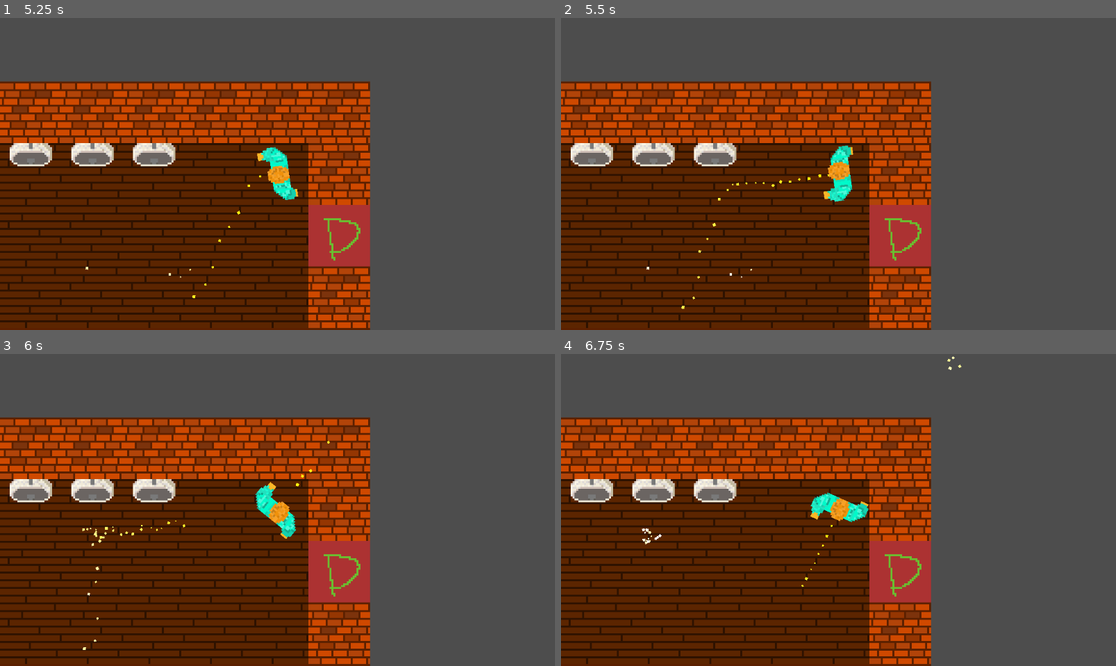
Above: before the commit, frames 1-4 (two rows, left to right).
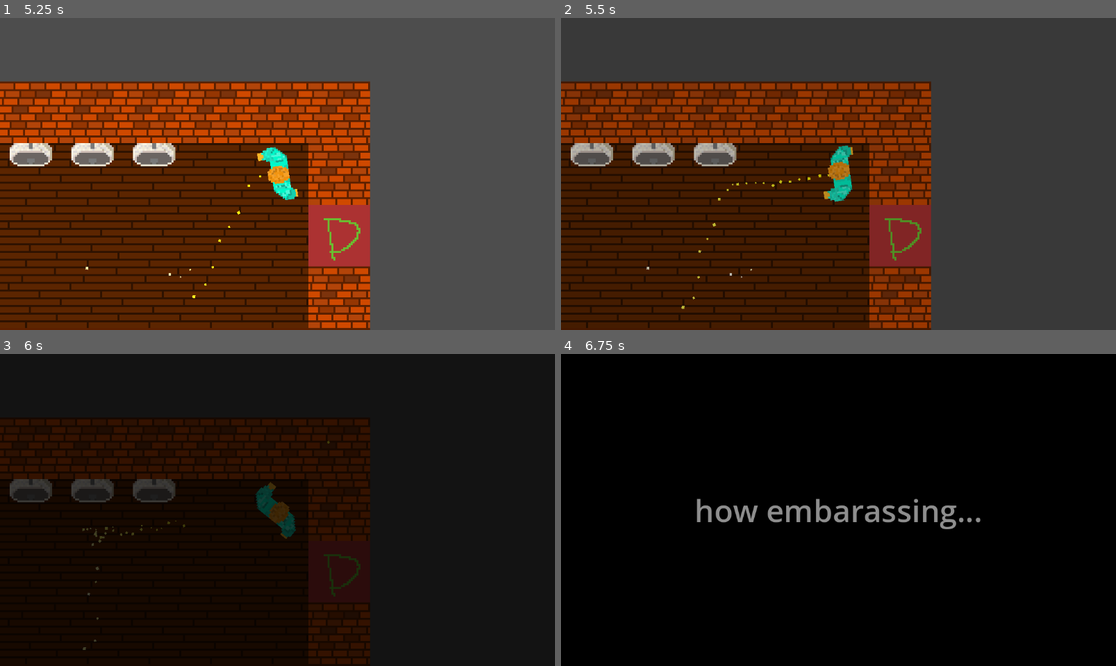
Above: after the commit, the same moments.

Repository: Jibby-Games/PizzaJam11
Game: Godot game, scene res://menu/intro.tscn
Same seed, same stepped clock (60 frames per second), same inputs: the game is played once before the commit and once after it. The engine's default icon, where the game draws it, is replaced by a stand-in: a white triangle on a blue panel in a dark square.
Inputs (mouse positions are in pixels of both pictures, inside the frame that each line leads up to):
- Up to frame 1 (5.25 s): move the mouse to (249, 236) at 0.52 s; press the mouse at (249, 236) at 0.53 s; hold W (up) 0.53-2.03 s; move the mouse to (444, 220) at 1.27 s; release the mouse at (444, 220) at 1.28 s; click (444, 220) at 1.35 s; move the mouse to (111, 127) at 2.02 s; press the mouse at (111, 127) at 2.03 s; hold A (left) 2.03-3.53 s; move the mouse to (305, 174) at 2.77 s; release the mouse at (305, 174) at 2.78 s; click (305, 174) at 2.85 s; move the mouse to (194, 96) at 3.52 s; press the mouse at (194, 96) at 3.53 s; hold S (down) 3.53-4.28 s; move the mouse to (399, 158) at 4.27 s; release the mouse at (399, 158) at 4.28 s; hold D (right) 4.28-5.03 s; click (399, 158) at 4.35 s; move the mouse to (166, 189) at 5.02 s; press the mouse at (166, 189) at 5.03 s; hold W (up) from 5.03 s (still down)
- Up to frame 2 (5.5 s): keep holding W (up)
- Up to frame 3 (6 s): move the mouse to (333, 441) at 5.77 s; release W (up) at 5.78 s; release the mouse at (333, 441) at 5.78 s; hold D (right) from 5.78 s (still down); click (333, 441) at 5.85 s
- Up to frame 4 (6.75 s): keep holding D (right); move the mouse to (810, 572) at 6.52 s; press the mouse at (810, 572) at 6.53 s

Frame 1 is identical in both runs. In frame 2, 17% of the frame differs, in the area x 0-67%, y 20-100%; in frame 3, 100%, in the area x 0-100%, y 0-100%; in frame 4, 100%.

Commit message:
Urinals adjacent to occupied stalls are invalid

Diff:
--- a/objects/urinal.gd
+++ b/objects/urinal.gd
@@ -13,11 +13,25 @@
 var sprites = []
 
 
+# Check for any occupied adjacent urinals
+func is_adjacent_to_occupied() -> bool:
+	var adjacent_urinals = $UrinalCollision.get_overlapping_areas()
+	for area in adjacent_urinals:
+		var urinal = area.get_parent()
+		if urinal.occupied:
+			return true
+	return false
+
+
 func is_valid_urinal() -> bool:
-	var is_valid = false
+	# If the urinal is occupied, it is ALWAYS invalid
+	if occupied:
+		return false
 
-	if !occupied:
-		is_valid = true
+	var is_valid = true
+
+	if is_adjacent_to_occupied():
+		is_valid = false
 
 	return is_valid
 
--- a/objects/urinal.tscn
+++ b/objects/urinal.tscn
@@ -43,6 +43,9 @@
 radius = 7.0
 height = 22.0
 
+[sub_resource type="CircleShape2D" id="CircleShape2D_jicpy"]
+radius = 16.0
+
 [node name="Urinal" type="StaticBody2D"]
 collision_layer = 5
 script = ExtResource("1_x3jta")
@@ -51,7 +54,14 @@
 sprite_frames = SubResource("SpriteFrames_34g0f")
 animation = &"pissing"
 
-[node name="CollisionShape2D" type="CollisionShape2D" parent="."]
+[node name="PlayerCollision" type="CollisionShape2D" parent="."]
 position = Vector2(0, -11)
 rotation = 1.5708
 shape = SubResource("CapsuleShape2D_caaod")
+
+[node name="UrinalCollision" type="Area2D" parent="."]
+collision_layer = 8
+collision_mask = 8
+
+[node name="CollisionShape2D" type="CollisionShape2D" parent="UrinalCollision"]
+shape = SubResource("CircleShape2D_jicpy")
--- a/player/player.gd
+++ b/player/player.gd
@@ -3,12 +3,12 @@
 var speed = 400  # move speed in pixels/sec
 var is_pissing = false
 
-var current_piss_volume = 50.0
+var current_piss_volume = 25.0
 var min_piss_volume = 0.0
-var max_piss_volume = 2000.0
+var max_piss_volume = 100.0
 
 var current_missed_piss = 0.0
-var max_missed_piss = 50.0
+var max_missed_piss = 10.0
 
 # per second
 var pissing_delta = 10
@@ -92,7 +92,7 @@
 
 func process_piss(delta: float, valid: bool) -> void:
 	if valid:
-		print("This is a valid target!")
+		pass
 	else:
 		current_missed_piss += (pissing_delta * delta)
 
--- a/project.godot
+++ b/project.godot
@@ -52,6 +52,7 @@
 2d_physics/layer_1="wall"
 2d_physics/layer_2="player"
 2d_physics/layer_3="pissable"
+2d_physics/layer_4="urinal proximity"
 
 [physics]
 
Not shown: 1 places in objects/urinal.tscn that only renumber resources
